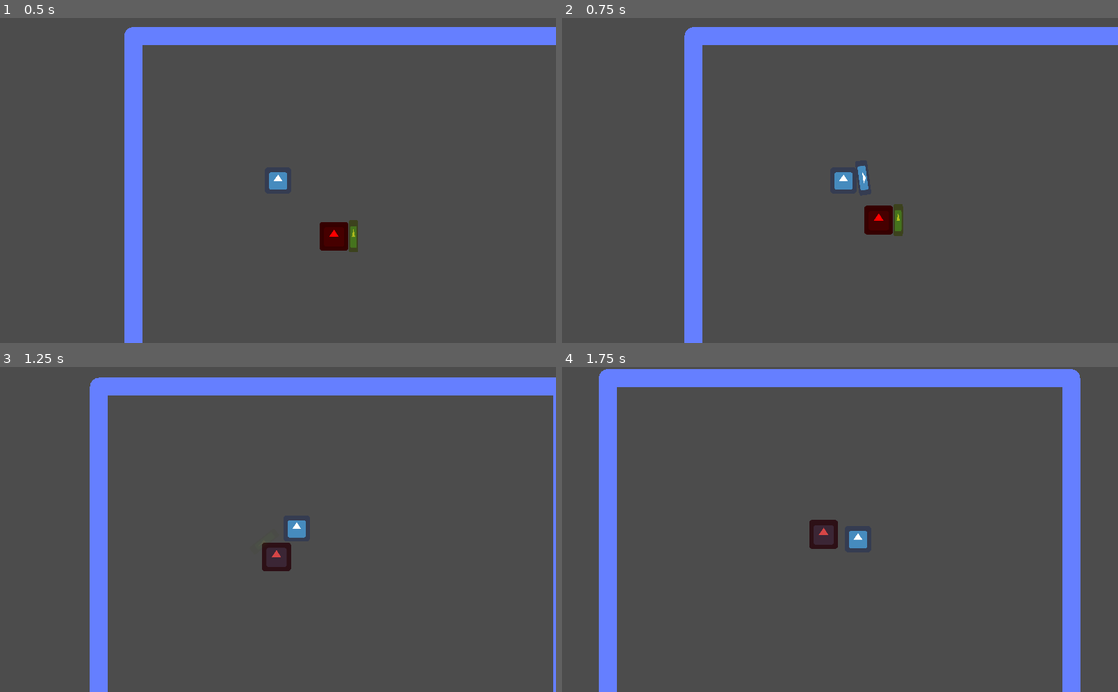
Above: before the commit, frames 1-4 (two rows, left to right).
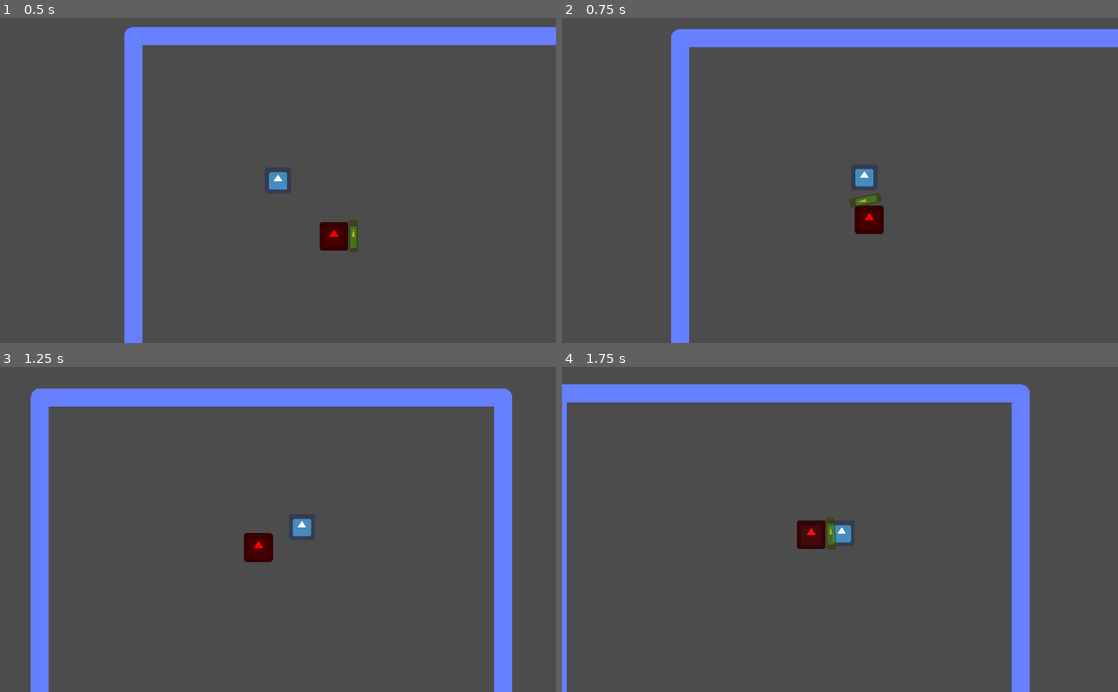
Above: after the commit, the same moments.

Repository: ectucker1/ksufalljam2020
Game: Godot game, scene res://Arena/Arena.tscn
Two runs of this game, one before a commit and one after it. Both use one fixed random seed, a clock stepped at 60 frames per second and the inputs below. The engine's default icon, where the game draws it, is replaced by a stand-in: a white triangle on a blue panel in a dark square.
Inputs (mouse positions are in pixels of both pictures, inside the frame that each line leads up to):
- Up to frame 1 (0.5 s): no input
- Up to frame 2 (0.75 s): move the mouse to (962, 164) at 0.52 s; press the mouse at (962, 164) at 0.53 s; hold D (move_right) from 0.53 s (still down)
- Up to frame 3 (1.25 s): keep holding D (move_right); right-click (400, 513) at 0.8 s
- Up to frame 4 (1.75 s): move the mouse to (728, 545) at 1.27 s; release D (move_right) at 1.28 s; release the mouse at (728, 545) at 1.28 s; hold S (move_down) from 1.28 s (still down); right-click (728, 545) at 1.35 s; click (728, 545) at 1.55 s

Frame 1 is identical in both runs. In frame 2, 6.4% of the frame differs, in the area x 19-100%, y 2-100%; in frame 3, 16%; in frame 4, 18%, in the area x 0-94%, y 0-100%.

Commit message:
Added the goat horn charge attack

Diff:
--- /dev/null
+++ b/player/mutations/horns.gd
@@ -0,0 +1,25 @@
+class_name HornsMutation
+extends Mutation
+
+
+const COOLDOWN := 0.8
+const SPEED_TIME := 0.4
+const CHARGE_SPEED := 120.0
+
+var timeout := 0.0
+var target_dir := Vector2.ZERO
+
+
+func get_name():
+	return "Goat Horns"
+
+func physics_process(delta):
+	timeout -= delta
+	if timeout > COOLDOWN - SPEED_TIME:
+		player.velocity_override = target_dir * CHARGE_SPEED
+
+func on_used():
+	if timeout <= 0.0:
+		timeout = COOLDOWN
+		target_dir = (player.get_global_mouse_position() - player.global_position).normalized()
+		player.get_node("Attacks/ChargeArea/AnimationPlayer").play("Attack")
--- a/player/player.gd
+++ b/player/player.gd
@@ -17,7 +17,7 @@
 
 # Phyiscs properties
 var velocity := Vector2.ZERO
-
+var velocity_override := Vector2.ZERO
 
 # Signals emitted when various events happen
 # These are neccessary for mutations to work
@@ -30,7 +30,7 @@
 	add_to_group("players")
 	status.player = self
 
-	set_primary_active(BasicAttackMutation.new())
+	set_primary_active(HornsMutation.new())
 
 # Called every frame. 'delta' is the elapsed time since the previous frame.
 func _process(delta):
@@ -58,8 +58,7 @@
 	else:
 		velocity = velocity.normalized() * clamp(velocity.length() - STOPPING_FRICTION * delta, 0.0, INF)
 
-	# Actually apply movement and update velocity if we hit something
-	velocity = move_and_slide(velocity, Vector2.ZERO)
+	velocity_override = Vector2.ZERO
 
 	# Call phyiscs processing method on each mutation
 	if primary_active != null:
@@ -68,6 +67,12 @@
 		secondary_active.physics_process(delta)
 	for passive in passives:
 		passive.physics_process(delta)
+
+	if velocity_override != Vector2.ZERO:
+		velocity = velocity_override
+
+	# Actually apply movement and update velocity if we hit something
+	velocity = move_and_slide(velocity, Vector2.ZERO)
 
 	# If active keys are held, call their use
 	if Input.is_action_pressed("attack_primary"):
--- a/player/player.tscn
+++ b/player/player.tscn
@@ -1,11 +1,31 @@
-[gd_scene load_steps=5 format=2]
+[gd_scene load_steps=8 format=2]
 
 [ext_resource path="res://player/player.gd" type="Script" id=1]
 [ext_resource path="res://icon.png" type="Texture" id=2]
-[ext_resource path="res://player/mutations/basic_attack.tscn" type="PackedScene" id=3]
+[ext_resource path="res://player/enemy_damage_area.gd" type="Script" id=3]
+[ext_resource path="res://player/mutations/basic_attack.tscn" type="PackedScene" id=4]
 
 [sub_resource type="CircleShape2D" id=1]
 radius = 8.0
+
+[sub_resource type="CircleShape2D" id=2]
+radius = 12.0
+
+[sub_resource type="Animation" id=3]
+resource_name = "Attack"
+length = 0.5
+tracks/0/type = "value"
+tracks/0/path = NodePath(".:monitoring")
+tracks/0/interp = 1
+tracks/0/loop_wrap = true
+tracks/0/imported = false
+tracks/0/enabled = true
+tracks/0/keys = {
+"times": PoolRealArray( 0.1, 0.4 ),
+"transitions": PoolRealArray( 1, 1 ),
+"update": 1,
+"values": [ true, false ]
+}
 
 [node name="Player" type="KinematicBody2D"]
 script = ExtResource( 1 )
@@ -28,7 +48,18 @@
 "_edit_lock_": true
 }
 
-[node name="BasicAttack" parent="Attacks" instance=ExtResource( 3 )]
+[node name="BasicAttack" parent="Attacks" instance=ExtResource( 4 )]
+
+[node name="ChargeArea" type="Area2D" parent="Attacks"]
+monitoring = false
+script = ExtResource( 3 )
+damage = 10
+
+[node name="Shape" type="CollisionShape2D" parent="Attacks/ChargeArea"]
+shape = SubResource( 2 )
+
+[node name="AnimationPlayer" type="AnimationPlayer" parent="Attacks/ChargeArea"]
+anims/Attack = SubResource( 3 )
 
 [node name="Camera2D" type="Camera2D" parent="."]
 current = true
--- a/project.godot
+++ b/project.godot
@@ -18,6 +18,11 @@
 "class": "GrayscaleMutation",
 "language": "GDScript",
 "path": "res://player/mutations/grayscale.gd"
+}, {
+"base": "Mutation",
+"class": "HornsMutation",
+"language": "GDScript",
+"path": "res://player/mutations/horns.gd"
 }, {
 "base": "Reference",
 "class": "Mutation",
@@ -52,6 +57,7 @@
 _global_script_class_icons={
 "BasicAttackMutation": "",
 "GrayscaleMutation": "",
+"HornsMutation": "",
 "Mutation": "",
 "Player": "",
 "PlayerStatus": "",
